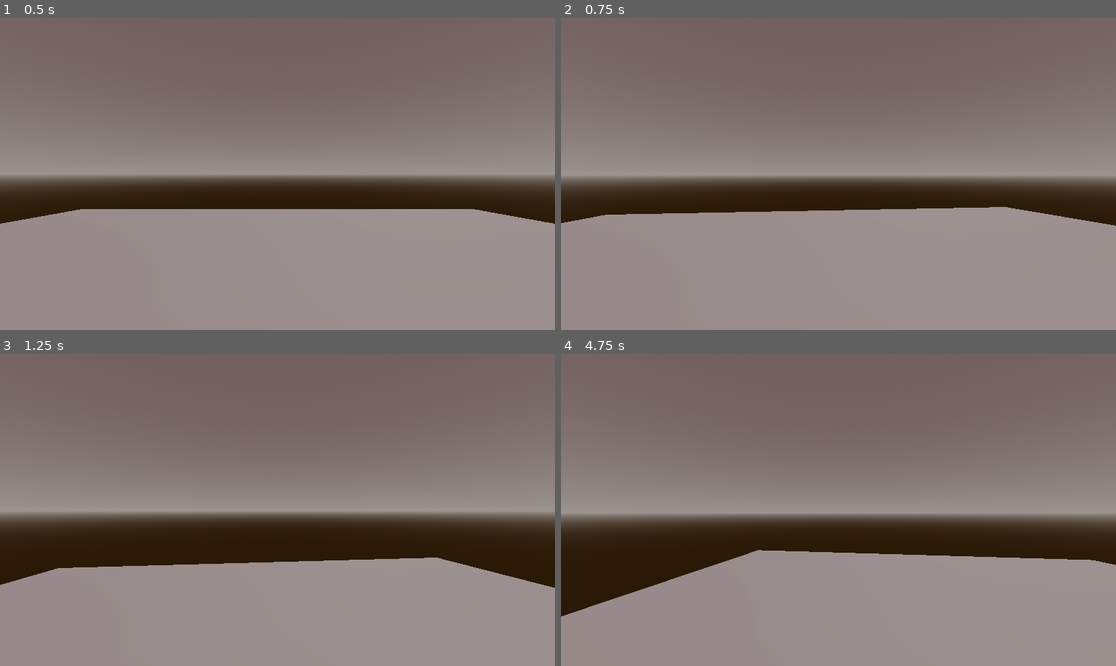
Above: before the commit, frames 1-4 (two rows, left to right).
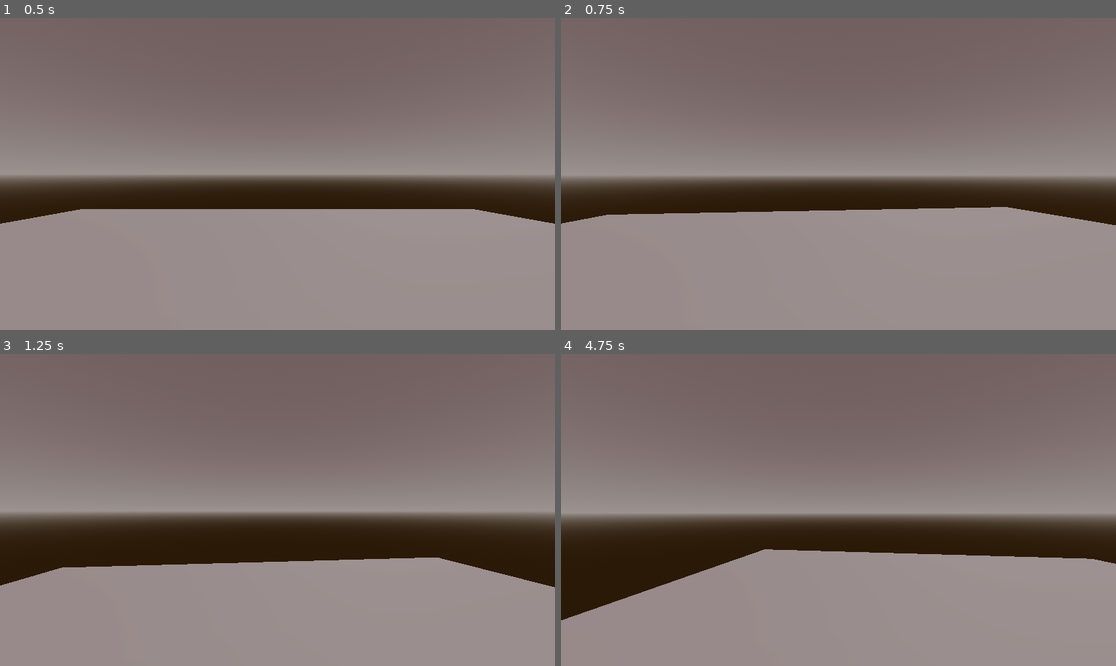
Above: after the commit, the same moments.

Repository: PixelizedGames/XZ-Rougue
Game: Godot game, scene res://level/tester.tscn
Two runs of this game, one before a commit and one after it. Both use one fixed random seed, a clock stepped at 60 frames per second and the inputs below.
Inputs (mouse positions are in pixels of both pictures, inside the frame that each line leads up to):
- Up to frame 1 (0.5 s): no input
- Up to frame 2 (0.75 s): tap Enter at 0.5 s; move the mouse to (866, 174) at 0.52 s; tap A (a) at 0.6 s
- Up to frame 3 (1.25 s): tap Space (jump) at 0.77 s; tap S (s) at 0.8 s
- Up to frame 4 (4.75 s): move the mouse to (810, 510) at 1.27 s; tap S (s) at 1.35, 2.3, 3.8, 4.35 s; tap Space (jump) at 1.52, 2.75, 3.02, 3.77, 4.52 s; tap A (a) at 1.55, 2.1, 3.05, 4.55 s; move the mouse to (849, 503) at 2.02 s; move the mouse to (832, 516) at 2.77 s; tap Ctrl (ctrl) at 2.85 s; move the mouse to (877, 513) at 3.52 s; tap D (d) at 3.6 s; move the mouse to (794, 506) at 4.27 s

Frame 1 is identical in both runs. In frame 2, less than 0.1% of the frame differs, in the area x 0-100%, y 60-67%; in frame 3, 0.1%; in frame 4, 0.5%, in the area x 0-100%, y 62-86%.

Commit message:
basic movement

Diff:
--- a/scripts/character_body_3d.gd
+++ b/scripts/character_body_3d.gd
@@ -1,6 +1,6 @@
 extends CharacterBody3D
 
-var SPEED = 8.0
+var SPEED = 9.0
 const JUMP_VELOCITY = 5.0
 const MAX_LOOK_ANGLE = 90.0
 const MIN_LOOK_ANGLE = -90.0
@@ -15,7 +15,7 @@
 		SPEED = 2
 		scale = Vector3(1,0.6,1)
 	else:
-		SPEED = 8
+		SPEED = 9
 		scale = Vector3(1,1,1)
 	if not is_on_floor():
 		velocity += get_gravity() * 1.4 * delta
